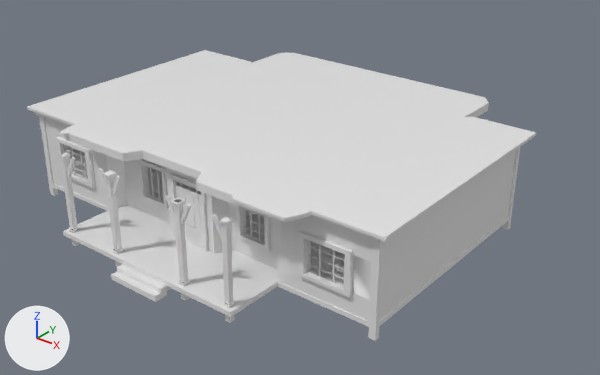
Renders of the FBX model Models/House.fbx from each side of a commit.
Before and after are seen from a 50 mm camera at (18.7, -20.0, 15.1) aimed at (-0.5, 4.0, 0.2). The lights are fixed; the arrows at lower left show +X, +Y and +Z.

Names of what the first picture shows: 'House'.
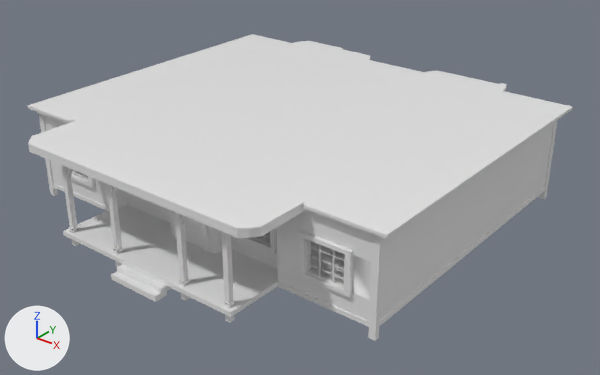
The edits, one by one:
me_cube_003 is used by ob_house; location (-1.18, 5.91, -0.17); rotation (0.0, 0.0, -3.142), in degrees (0, 0, -180); scale (-3.78, -1.0, -0.0211).
me_cube_003 had 9948 vertices, 8859 faces and spanned x -2.0..2.0, y -10.0..5.0, z -164.0..27.0.
me_cube_003 now has 9948 vertices, 8859 faces and spans x -2.0..2.0, y -10.0..7.0, z -166.0..27.0.
me_cube_003 part 1: the loose piece of 8 vertices spanning x 2.0, y 2.0, z -151.0..27.0 is moved by (0.0, 3.0, 0.0).
me_cube_003 part 2: the loose piece of 832 vertices spanning x -2.0..2.0, y -9.0..5.0, z -164.0..-148.0 is scaled about its middle by (-1, -1.28, 1), then moved by (0.0, 0.0, -2.0).
me_cube_003 part 3: 352 of the vertices in x -2.0..2.0, y -1.0..2.0, z -7.0..8.0 are moved by (0.0, 3.0, 0.0).
me_cube_003 part 4: 60 of the vertices in x -2.0..2.0, y -1.0..2.0, z -151.0..-144.0 are moved by (0.0, 3.0, 0.0).
me_cube_003 part 5: edges marked sharp go from 9927 to 9929.

Boxes (x1, y1, x2, y2) around the edits, measured in the pictures (600 x 375 px; the box of a moved part takes in the faces that stretch with it):
'House', reshaped, shading changed (7% wider)
    before: (27, 50, 537, 341)
    after: (28, 34, 573, 341)
part 1 of me_cube_003, moved or reshaped
    before: (502, 147, 520, 230)
    after: (538, 121, 557, 199)
part 2 of me_cube_003, moved or reshaped
    before: (27, 50, 537, 242)
    after: (28, 34, 573, 240)
part 3 of me_cube_003, moved or reshaped
    before: (53, 167, 509, 326)
    after: (53, 172, 545, 326)
part 4 of me_cube_003, moved or reshaped
    before: (471, 150, 516, 243)
    after: (471, 123, 554, 243)
part 5 of me_cube_003, shading changed
    both: (39, 116, 478, 341)
